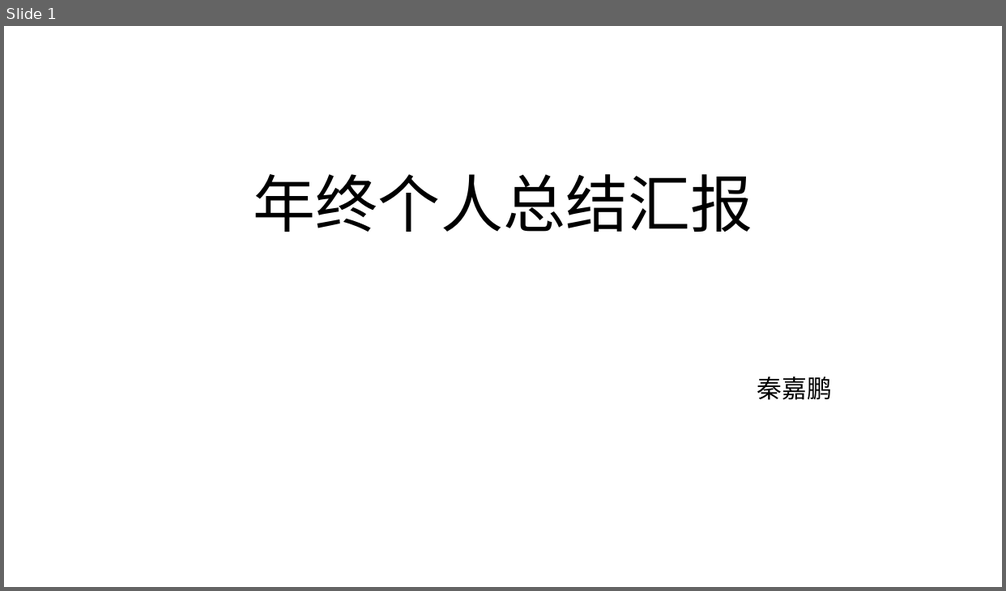
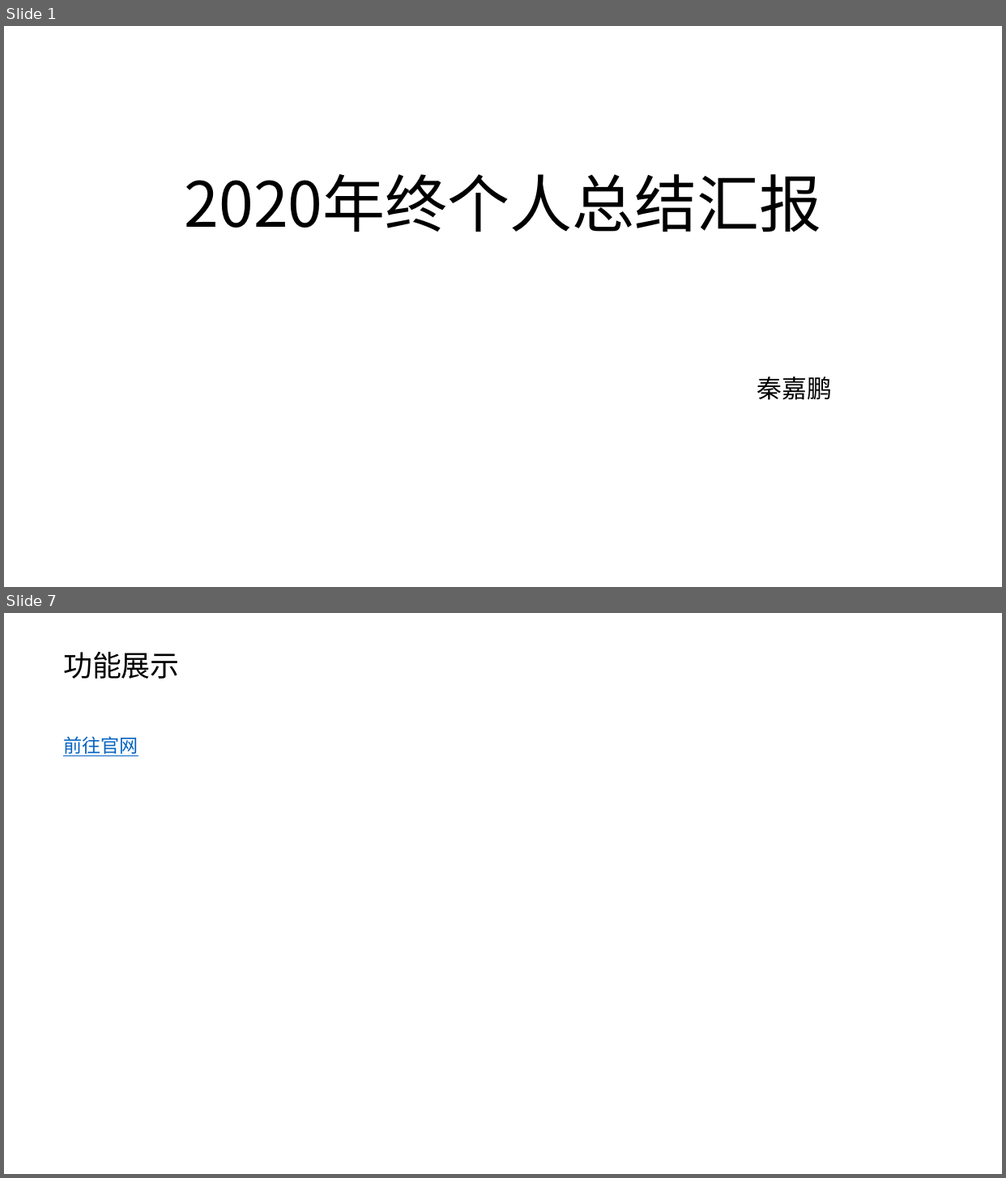
Before and after one commit to qjp88995/thape-report, a slide deck: 2020年终个人总结汇报.pptx. Shown one above the other, each under a label of ours: slide 1 before the commit, slides 1 and 7 after it; the slides between them are not shown. The pictures are 1006x591 and 1006x1178 pixels, drawn with LibreOffice and Linux fonts; fonts in the diff are those of the drawing; background and template pictures are left out. Boxes give left, top, right and bottom in pixels: in the first picture for what was removed or moved away, otherwise in the second. Text is boxed around its words. In the diff, an @@ line names an element or a change of style, - is before the commit and + after.

```diff
--- a/2020年终个人总结汇报.pptx
+++ b/2020年终个人总结汇报.pptx
@@ slide 7 added at [4,613,1002,1174], background #FFFFFF @@
@@ text added at [63,652,180,679], 28 pt, text #000000 @@
+功能展示
@@ text added at [63,736,138,756], 18 pt, text #0563C1, underline @@
+前往官网
@@ slide 1 changed as well @@
@@ title at [185,174,822,232]: text changed @@
-年终个人总结汇报
+2020年终个人总结汇报
```
Also in this commit, not shown: 12 other slides added, 1 other file.
